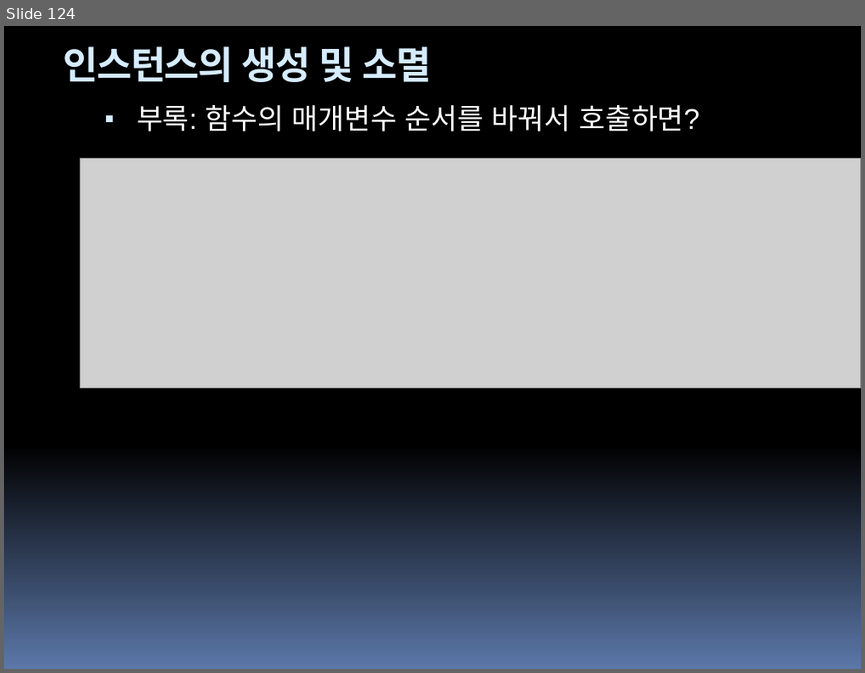
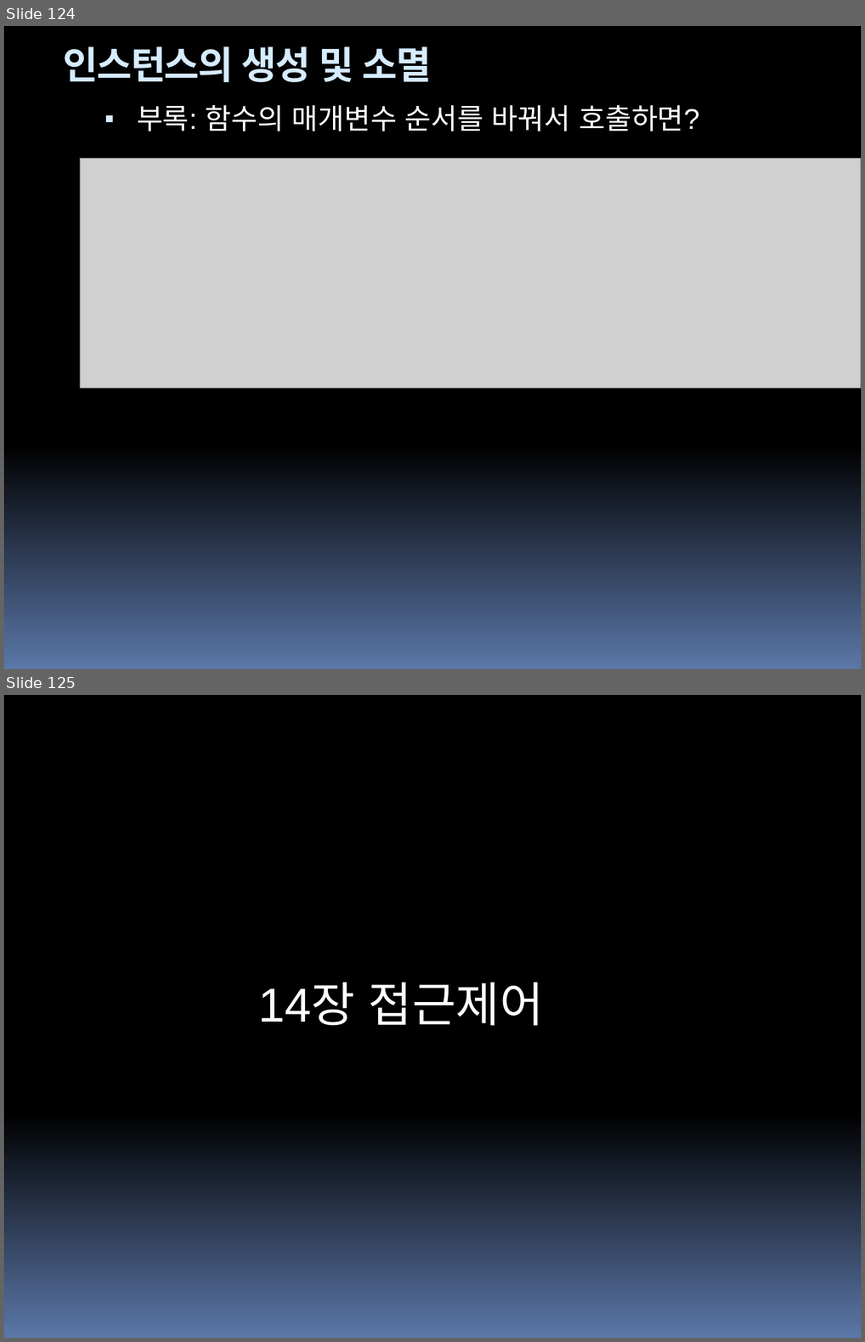
Before and after one commit to hounga13/helloSwift, a slide deck: Swift세미나자료.pptx. Shown one above the other, each under a label of ours: slide 124 before the commit, slides 124 and 125 after it. The pictures are 865x673 and 865x1342 pixels, drawn with LibreOffice and Linux fonts; fonts in the diff are those of the drawing; grey boxes stand for pictures. Boxes give left, top, right and bottom in pixels: in the first picture for what was removed or moved away, otherwise in the second. Text is boxed around its words. In the diff, an @@ line names an element or a change of style, - is before the commit and + after.

Commit message:
14장 접근제어

```diff
--- a/Swift세미나자료.pptx
+++ b/Swift세미나자료.pptx
@@ slide 125 added at (4,695,861,1338), background gradient #000000 to #5B77A8 @@
@@ text added at (259,981,544,1026), 40 pt, text #FFFFFF @@
+14장 접근제어
```
Also in this commit, not shown: 6 slides changed, 4 other slides added.
